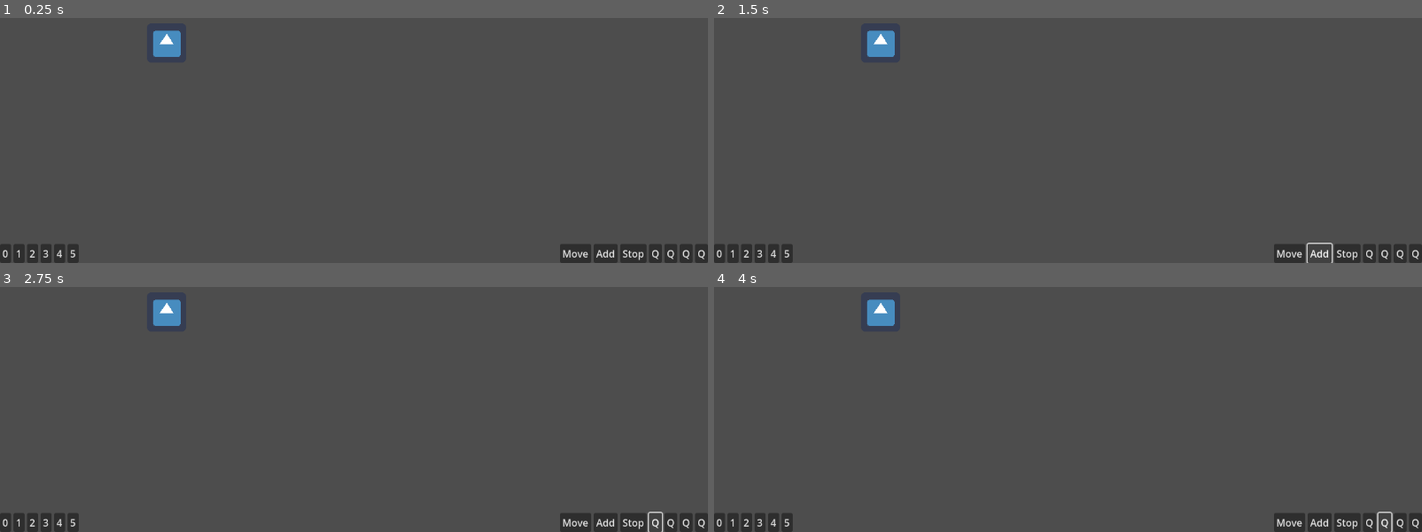
Above: before the commit, frames 1-4 (two rows, left to right).
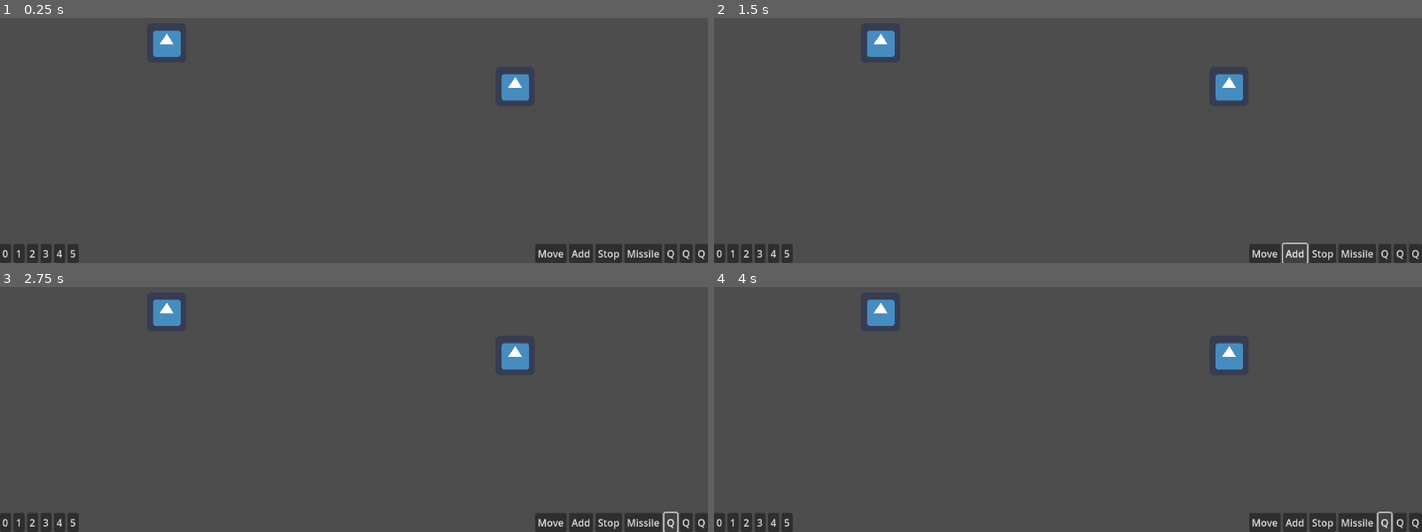
Above: after the commit, the same moments.

Repository: TCOR3987/TCOR30987-Game-Godot-Version
Game: Godot game, scene res://scenes/main.tscn
Two runs of this game, one before a commit and one after it. Both use one fixed random seed, a clock stepped at 60 frames per second and the inputs below. The engine's default icon, where the game draws it, is replaced by a stand-in: a white triangle on a blue panel in a dark square.
Inputs (mouse positions are in pixels of both pictures, inside the frame that each line leads up to):
- Up to frame 1 (0.25 s): no input
- Up to frame 2 (1.5 s): click "Move" at 0.5 s; click "Add" at 1.25 s
- Up to frame 3 (2.75 s): click "Q" at 2 s
- Up to frame 4 (4 s): click (1358, 522) at 2.75 s, where only the run after the commit has a clickable "Missile"; click "Q" at 3.5 s

The runs differ from the first frame. In frame 1, 1.1% of the frame differs, in the area x 70-94%, y 22-100%; in frame 2, 1.1%; in frame 3, 1.1%, in the area x 70-96%, y 22-100%; in frame 4, 1.1%.

Commit message:
stuff
stuff

Diff:
--- a/components/ComponentSelect.gd
+++ b/components/ComponentSelect.gd
@@ -3,15 +3,20 @@
 class_name ComponentSelect
 
 @export var selected:bool = false
+var id:int
 
 func _on_input_event(viewport, event, shape_idx):
-	if Input.is_action_pressed("left_click") == true:
-		SignalBus.emit_signal("deselect_entities")
-		selected = true
-		pass
+	if Globals.ship_combat_ability == Globals.ship_combat_enum_abilities.none:
+		if selected == false:
+			if Input.is_action_pressed("left_click") == true:
+				SignalBus.emit_signal("deselect_entities")
+				selected = true
+	if Globals.ship_combat_ability == Globals.ship_combat_enum_abilities.missile:
+		SignalBus.emit_signal("fire_missile", id)
 	pass # Replace with function body.
 
 func _ready():
+	id = get_instance_id()
 	SignalBus.connect("deselect_entities", _deselect_entity)
 
 func _deselect_entity():
--- a/components/ComponentTarget.gd
+++ b/components/ComponentTarget.gd
@@ -2,4 +2,4 @@
 
 class_name ComponentTarget
 
-var target
+var target:int
--- a/entities/carrier/EntityCarrier.gd
+++ b/entities/carrier/EntityCarrier.gd
@@ -1,3 +1,8 @@
 extends CharacterBody2D
 
 class_name EntityCarrier
+
+@export var team:int = 0
+
+func _ready():
+	$TeamComponent.team = team
--- a/entities/carrier/EntityCarrier.tscn
+++ b/entities/carrier/EntityCarrier.tscn
@@ -14,6 +14,7 @@
 [ext_resource type="PackedScene" uid="uid://dfmsmqlcd7hpl" path="res://systems/SystemWaypointsChange.tscn" id="12_6g0mq"]
 [ext_resource type="PackedScene" uid="uid://cryg2gpvov23a" path="res://systems/SystemSpeedChange.tscn" id="13_gktey"]
 [ext_resource type="PackedScene" uid="uid://chbb5bwd6tok0" path="res://systems/SystemWaypointsDraw.tscn" id="14_exna0"]
+[ext_resource type="PackedScene" uid="uid://c3r6w3e0t0j8s" path="res://components/ComponentTarget.tscn" id="15_nasja"]
 
 [node name="EntityCarrier" type="CharacterBody2D"]
 motion_mode = 1
@@ -64,3 +65,5 @@
 component_waypoints = NodePath("../ComponentWaypoints")
 component_transform = NodePath("../ComponentTransform")
 component_select = NodePath("../Area2D")
+
+[node name="ComponentTarget" parent="." instance=ExtResource("15_nasja")]
--- /dev/null
+++ b/entities/missile/EntityMissile.gd
@@ -0,0 +1,3 @@
+extends CharacterBody2D
+
+class_name EntityMissile
--- a/entities/missile/EntityMissile.tscn
+++ b/entities/missile/EntityMissile.tscn
@@ -1,7 +1,38 @@
-[gd_scene load_steps=2 format=3 uid="uid://bgyp8qt8w18aw"]
+[gd_scene load_steps=10 format=3 uid="uid://bgyp8qt8w18aw"]
 
+[ext_resource type="Texture2D" uid="uid://sh0o8wj40dkt" path="res://icon.png" id="1_7gbgl"]
 [ext_resource type="PackedScene" uid="uid://c3r6w3e0t0j8s" path="res://components/ComponentTarget.tscn" id="1_ho20l"]
+[ext_resource type="Script" path="res://entities/missile/EntityMissile.gd" id="1_s7ga3"]
+[ext_resource type="PackedScene" uid="uid://d00vta1q7k40o" path="res://systems/SystemMovementMissile.tscn" id="2_8dgfo"]
+[ext_resource type="PackedScene" path="res://components/ComponentSpeed.tscn" id="2_xoiat"]
+[ext_resource type="PackedScene" uid="uid://cuwvauah0mvm8" path="res://components/ComponentEngine.tscn" id="3_7al2c"]
+[ext_resource type="PackedScene" uid="uid://cuto07p0aebpn" path="res://components/ComponentTransform.tscn" id="4_h8d71"]
+[ext_resource type="PackedScene" uid="uid://bkc6c7ogcqtq1" path="res://components/ComponentTurn.tscn" id="5_e6340"]
+[ext_resource type="PackedScene" path="res://components/ComponentTeam.tscn" id="8_k3ggb"]
 
-[node name="EntityMissile" type="Node2D"]
+[node name="CharacterBody2D" type="CharacterBody2D"]
+motion_mode = 1
+script = ExtResource("1_s7ga3")
+
+[node name="Sprite2D" type="Sprite2D" parent="."]
+texture = ExtResource("1_7gbgl")
+
+[node name="SystemMovementMissile" parent="." node_paths=PackedStringArray("component_target", "component_speed", "component_engine", "component_transform", "component_turn") instance=ExtResource("2_8dgfo")]
+component_target = NodePath("../ComponentTarget")
+component_speed = NodePath("../SpeedComponent")
+component_engine = NodePath("../ComponentEngine")
+component_transform = NodePath("../ComponentTransform")
+component_turn = NodePath("../ComponentTurn")
+
+[node name="ComponentTransform" parent="." node_paths=PackedStringArray("xyz") instance=ExtResource("4_h8d71")]
+xyz = NodePath("..")
+
+[node name="SpeedComponent" parent="." instance=ExtResource("2_xoiat")]
+
+[node name="ComponentEngine" parent="." instance=ExtResource("3_7al2c")]
+
+[node name="ComponentTurn" parent="." instance=ExtResource("5_e6340")]
+
+[node name="TeamComponent" parent="." instance=ExtResource("8_k3ggb")]
 
 [node name="ComponentTarget" parent="." instance=ExtResource("1_ho20l")]
--- a/globals/globals.gd
+++ b/globals/globals.gd
@@ -1 +1,12 @@
 extends Node
+
+var player_team = 1
+
+var ship_combat_ability:ship_combat_enum_abilities
+enum ship_combat_enum_abilities {
+	none,
+	select,
+	waypoint_set,
+	waypoint_add,
+	missile
+}
--- a/globals/signal_bus.gd
+++ b/globals/signal_bus.gd
@@ -4,7 +4,8 @@
 signal waypoint_add(Vector2)
 signal waypoints_clear
 signal deselect_entities
-
+signal spawn_missile(target)
 signal speed_change(int)
+signal fire_missile
 
 signal entity_waypoints(Array,Vector2)
--- a/scenes/scene_ship_combat.gd
+++ b/scenes/scene_ship_combat.gd
@@ -3,14 +3,7 @@
 class_name SceneShipCombat
 
 @export var selected_scene:ComponentSceneSelect
-var selected_unit
-var ability:enum_abilities
 
-enum enum_abilities {
-	none,
-	waypoint_set,
-	waypoint_add,
-}
 
 func _process(delta):
 	if selected_scene.current_scene == selected_scene.scene_enums.ship_combat:
@@ -18,23 +11,26 @@
 		$CanvasLayer.visible = true
 		self.visible = true
 		if Input.is_action_just_pressed("left_click"):
-			if ability == enum_abilities.waypoint_set:
+			if Globals.ship_combat_ability == Globals.ship_combat_enum_abilities.waypoint_set:
 				SignalBus.emit_signal("waypoint_change", mouse)
-				ability = enum_abilities.none
-			if ability == enum_abilities.waypoint_add:
+				Globals.ship_combat_ability = Globals.ship_combat_enum_abilities.none
+			if Globals.ship_combat_ability == Globals.ship_combat_enum_abilities.waypoint_add:
 				SignalBus.emit_signal("waypoint_add", mouse)
-				ability = enum_abilities.none
+				Globals.ship_combat_ability = Globals.ship_combat_enum_abilities.none
+			if Globals.ship_combat_ability == Globals.ship_combat_enum_abilities.missile:
+				SignalBus.emit_signal("fire_missile")
+				Globals.ship_combat_ability = Globals.ship_combat_enum_abilities.none
 		pass
 	else:
 		self.visible = false
 		$CanvasLayer.visible = false
 
 func _on_set_button_up():
-	ability = enum_abilities.waypoint_set
+	Globals.ship_combat_ability = Globals.ship_combat_enum_abilities.waypoint_set
 	pass # Replace with function body.
 
 func _on_add_button_up():
-	ability = enum_abilities.waypoint_add
+	Globals.ship_combat_ability = Globals.ship_combat_enum_abilities.waypoint_add
 	pass # Replace with function body.
 
 func _on_stop_button_up():
@@ -65,3 +61,8 @@
 func _on_speed_5_button_up():
 	SignalBus.emit_signal("speed_change", 5)
 	pass # Replace with function body.
+
+
+func _on_missile_button_up():
+	Globals.ship_combat_ability = Globals.ship_combat_enum_abilities.missile
+	pass # Replace with function body.
--- a/scenes/scene_ship_combat.tscn
+++ b/scenes/scene_ship_combat.tscn
@@ -5,9 +5,6 @@
 
 [node name="scene_ship_combat" type="Node2D"]
 script = ExtResource("1_q1sx7")
-
-[node name="EntityCarrier" parent="." instance=ExtResource("2_wxbpd")]
-position = Vector2(271, 289)
 
 [node name="CanvasLayer" type="CanvasLayer" parent="."]
 
@@ -75,9 +72,9 @@
 layout_mode = 2
 text = "Stop"
 
-[node name="Button4" type="Button" parent="CanvasLayer/Control/BarBottom/Orders"]
+[node name="Missile" type="Button" parent="CanvasLayer/Control/BarBottom/Orders"]
 layout_mode = 2
-text = "Q"
+text = "Missile"
 
 [node name="Button5" type="Button" parent="CanvasLayer/Control/BarBottom/Orders"]
 layout_mode = 2
@@ -91,6 +88,12 @@
 layout_mode = 2
 text = "Q"
 
+[node name="EntityCarrier" parent="." instance=ExtResource("2_wxbpd")]
+position = Vector2(271, 289)
+
+[node name="EntityCarrier2" parent="." instance=ExtResource("2_wxbpd")]
+position = Vector2(838, 360)
+
 [connection signal="button_up" from="CanvasLayer/Control/BarBottom/Throttle/Speed0" to="." method="_on_speed_0_button_up"]
 [connection signal="button_up" from="CanvasLayer/Control/BarBottom/Throttle/Speed1" to="." method="_on_speed_1_button_up"]
 [connection signal="button_up" from="CanvasLayer/Control/BarBottom/Throttle/Speed2" to="." method="_on_speed_2_button_up"]
@@ -100,3 +103,4 @@
 [connection signal="button_up" from="CanvasLayer/Control/BarBottom/Orders/Set" to="." method="_on_set_button_up"]
 [connection signal="button_up" from="CanvasLayer/Control/BarBottom/Orders/Add" to="." method="_on_add_button_up"]
 [connection signal="button_up" from="CanvasLayer/Control/BarBottom/Orders/Stop" to="." method="_on_stop_button_up"]
+[connection signal="button_up" from="CanvasLayer/Control/BarBottom/Orders/Missile" to="." method="_on_missile_button_up"]
--- a/systems/SystemMovementMissile.gd
+++ b/systems/SystemMovementMissile.gd
@@ -17,7 +17,8 @@
 	component_transform.xyz.move_local_x(component_speed.current * delta)
 #	rotate
 	if component_target.target != null:
-			var direction = component_target.target.global_position - component_transform.xyz.global_position
-			var angleto = component_transform.xyz.transform.x.angle_to(direction)
-			component_transform.xyz.rotate(sign(angleto) * min(delta * component_turn.speed, abs(angleto)))
+		var target_entity = instance_from_id(component_target.target)
+		var direction =  target_entity.global_position - component_transform.xyz.global_position
+		var angleto = component_transform.xyz.transform.x.angle_to(direction)
+		component_transform.xyz.rotate(sign(angleto) * min(delta * component_turn.speed, abs(angleto)))
 	pass
--- a/systems/SystemSpawnMissile.gd
+++ b/systems/SystemSpawnMissile.gd
@@ -1,14 +1,23 @@
 extends Node2D
 
 class_name SystemSpawnMissile
+var preload_missile = preload("res://entities/missile/EntityMissile.tscn")
 
-
+@export var component_transform:ComponentTransform
+@export var component_target:ComponentTarget
+@export var component_select:ComponentSelect
 
 # Called when the node enters the scene tree for the first time.
 func _ready():
+	SignalBus.connect("fire_missile", fire_missile)
 	pass # Replace with function body.
-
 
 # Called every frame. 'delta' is the elapsed time since the previous frame.
 func _process(delta):
 	pass
+
+func fire_missile(instance_id):
+	if component_select.selected == true:
+		var new_missile = preload_missile.instantiate()
+		new_missile.transform = component_transform.transform
+		new_missile.
Not shown: 1 places in entities/carrier/EntityCarrier.tscn that only renumber resources
